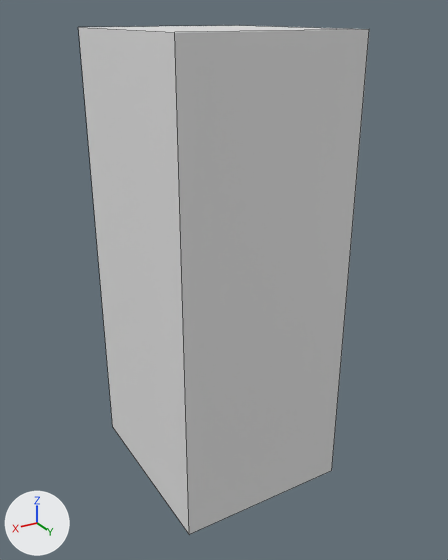
One commit to the Blender file Speaker.blend: the scene before it, then after it.
The view is the same before and after, from a 50 mm lens placed at (3.31, 5.65, 2.58), pointed at (-0.06, 0.04, -0.22). Every picture has the same lights, and +X, +Y and +Z are marked at lower left. Mesh edges are drawn as thin lines.
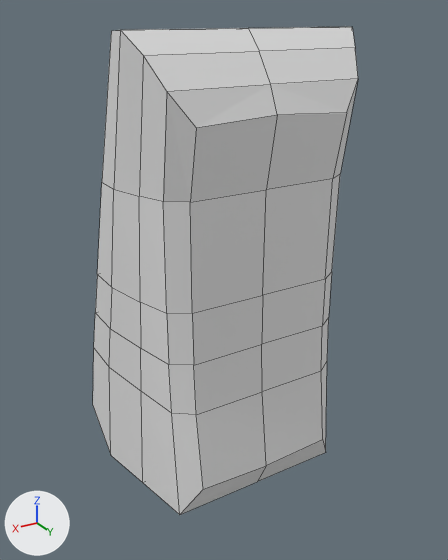
The change, as a diff of the scene's bpy script:
```diff
--- a/Speaker.blend.py
+++ b/Speaker.blend.py
@@ me_cube_001 @@
 # used by ob_cube; location = (0.0, 0.0, -1.44)
-me_cube_001.from_pydata(...)  # 8 vertices, 6 faces; spans x -1.0..1.0, y -1.17..1.06, z -1.19..3.89
+me_cube_001.from_pydata(...)  # 48 vertices, 38 faces; spans x 0.0..1.24, y -1.19..1.06, z -1.19..3.9
+# me_cube_001 part 1: the whole mesh is rebuilt
@@ ob_cube @@
 ob_cube.location = (0.0, 0.0, -1.44)
+_m = ob_cube.modifiers.new('Mirror', 'MIRROR')
```

Changed parts and their boxes (x1, y1, x2, y2) in the pictures (448 x 560 px):
'Cube', reshaped, modifiers changed (9% narrower)
    before: (78, 25, 369, 534)
    after: (93, 27, 358, 515)
